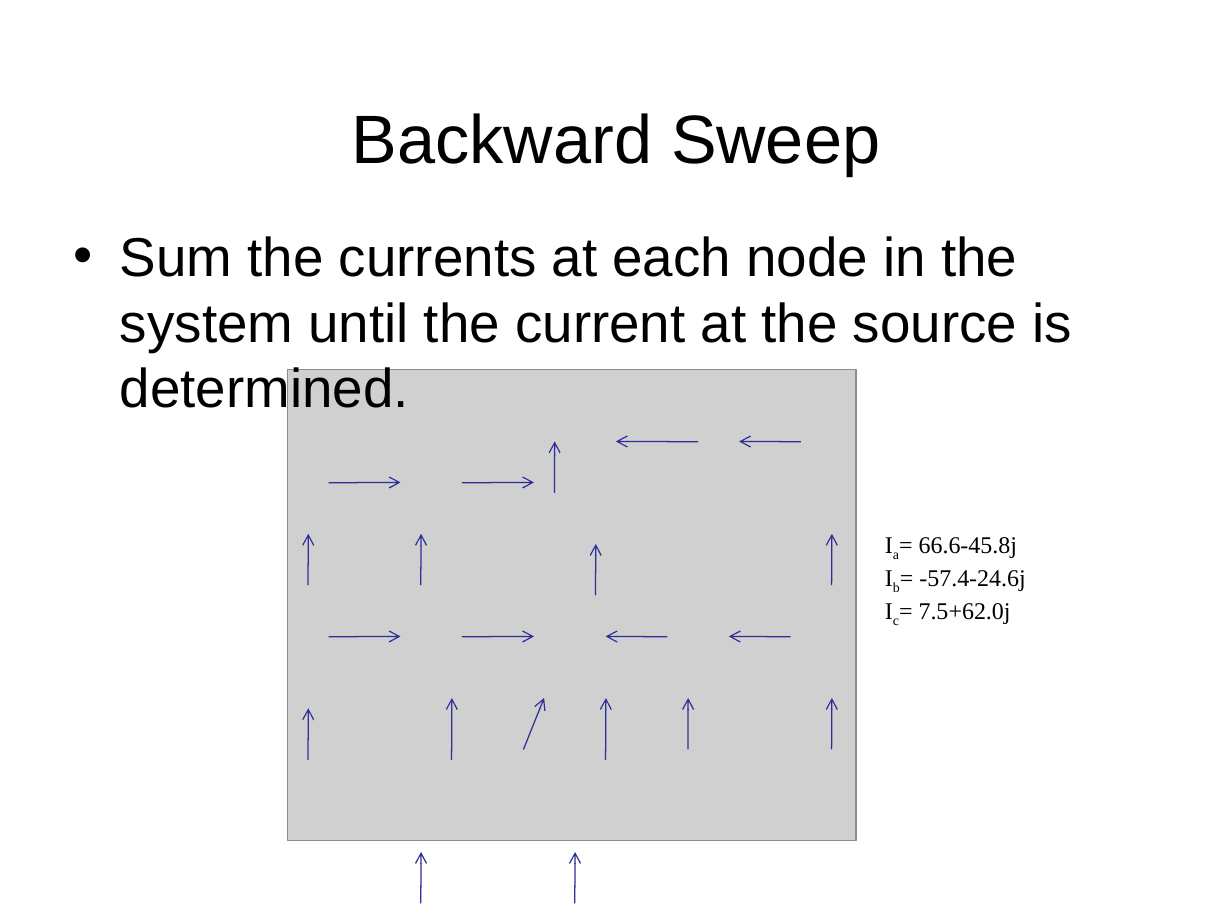
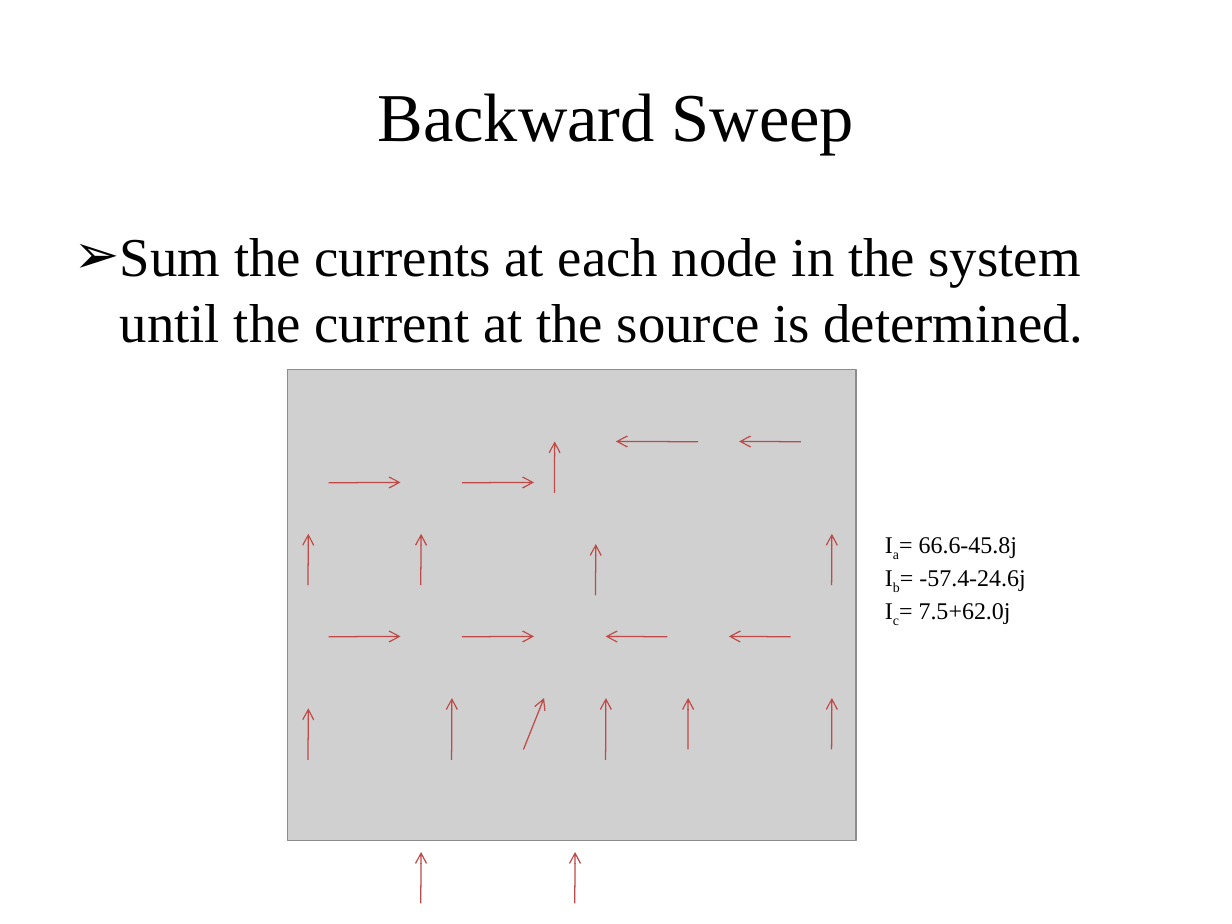
Before and after one commit to gridlab-d/course, a slide deck: slide 39 of FourDayCourse/4.1 - Powerflow Module.ppt (slide 15 before the commit). Drawn at 1232x924 pixels with LibreOffice and Linux fonts; fonts in the diff are those of the drawing; grey boxes stand for pictures; background and template pictures are left out. Boxes give left, top, right and bottom in pixels: in the first picture for what was removed or moved away, otherwise in the second. Text is boxed around its words. In the diff, an @@ line names an element or a change of style, - is before the commit and + after.

```diff
--- a/FourDayCourse/4.1 - Powerflow Module.ppt
+++ b/FourDayCourse/4.1 - Powerflow Module.ppt
@@ title "Backward Sweep": place and size @@
-title "Backward Sweep" at [352, 113, 880, 176]
+title "Backward Sweep" at [378, 93, 854, 154]
@@ title "Backward Sweep" at [378, 93, 854, 154]: font Arial to Times New Roman @@
@@ text "Sum the currents at each ..." at [120, 238, 1084, 343]: font Arial to Times New Roman; bullet • to ➢ @@
@@ arrow (554, 493) - (554, 441): stroke #2F2F98 0.74 pt to #BE4B48 0.74 pt @@
@@ arrow (699, 442) - (616, 441): stroke #2F2F98 0.74 pt to #BE4B48 0.74 pt @@
@@ arrow (801, 442) - (739, 441): stroke #2F2F98 0.74 pt to #BE4B48 0.74 pt @@
@@ arrow (329, 483) - (400, 483): stroke #2F2F98 0.74 pt to #BE4B48 0.74 pt @@
@@ arrow (462, 483) - (533, 483): stroke #2F2F98 0.74 pt to #BE4B48 0.74 pt @@
@@ arrow (308, 585) - (308, 533): stroke #2F2F98 0.74 pt to #BE4B48 0.74 pt @@
@@ arrow (421, 585) - (421, 533): stroke #2F2F98 0.74 pt to #BE4B48 0.74 pt @@
@@ arrow (832, 585) - (832, 533): stroke #2F2F98 0.74 pt to #BE4B48 0.74 pt @@
@@ arrow (595, 595) - (596, 545): stroke #2F2F98 0.74 pt to #BE4B48 0.74 pt @@
@@ arrow (329, 637) - (400, 637): stroke #2F2F98 0.74 pt to #BE4B48 0.74 pt @@
@@ arrow (462, 637) - (533, 637): stroke #2F2F98 0.74 pt to #BE4B48 0.74 pt @@
@@ arrow (668, 637) - (606, 637): stroke #2F2F98 0.74 pt to #BE4B48 0.74 pt @@
@@ arrow (791, 637) - (729, 637): stroke #2F2F98 0.74 pt to #BE4B48 0.74 pt @@
@@ arrow (308, 760) - (308, 708): stroke #2F2F98 0.74 pt to #BE4B48 0.74 pt @@
@@ arrow (452, 760) - (452, 699): stroke #2F2F98 0.74 pt to #BE4B48 0.74 pt @@
@@ arrow (524, 749) - (545, 699): stroke #2F2F98 0.74 pt to #BE4B48 0.74 pt @@
@@ arrow (606, 760) - (606, 699): stroke #2F2F98 0.74 pt to #BE4B48 0.74 pt @@
@@ arrow (687, 749) - (689, 699): stroke #2F2F98 0.74 pt to #BE4B48 0.74 pt @@
@@ arrow (832, 749) - (832, 699): stroke #2F2F98 0.74 pt to #BE4B48 0.74 pt @@
@@ arrow (421, 903) - (421, 853): stroke #2F2F98 0.74 pt to #BE4B48 0.74 pt @@
@@ arrow (575, 903) - (575, 853): stroke #2F2F98 0.74 pt to #BE4B48 0.74 pt @@
```
Also in this commit, not shown: 62 other slides changed, 17 slides added, 9 slides removed.
